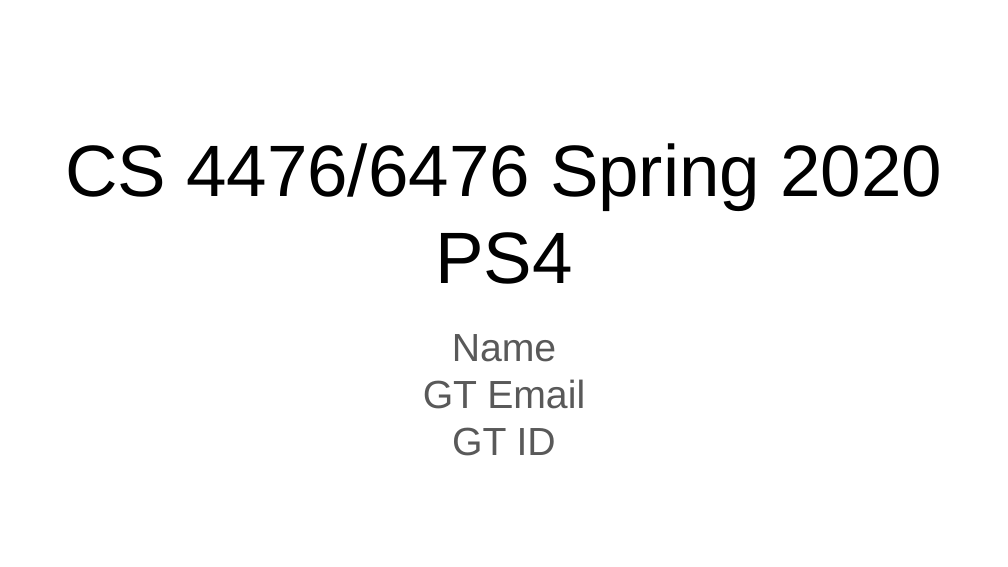
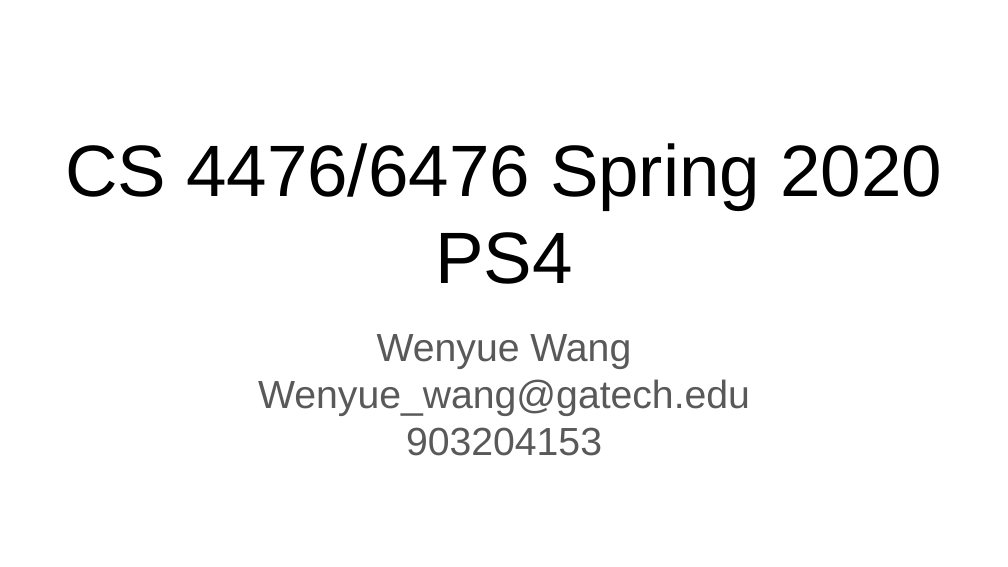
Before and after one commit to wwy305756464/Computer-Vision, a slide deck: slide 1 of HW4/PS4_template.pptx. Drawn at 1008x567 pixels with LibreOffice and Linux fonts; fonts in the diff are those of the drawing. Boxes give left, top, right and bottom in pixels: in the first picture for what was removed or moved away, otherwise in the second. Text is boxed around its words. In the diff, an @@ line names an element or a change of style, - is before the commit and + after.

```diff
--- a/HW4/PS4_template.pptx
+++ b/HW4/PS4_template.pptx
@@ subtitle at (258, 334, 750, 456): text changed @@
-Name
-GT Email
-GT ID
+Wenyue Wang
+Wenyue_wang@gatech.edu
+903204153
```
Also in this commit, not shown: 13 other slides changed, 1 slide added, 1 slide removed, 7 other files.
